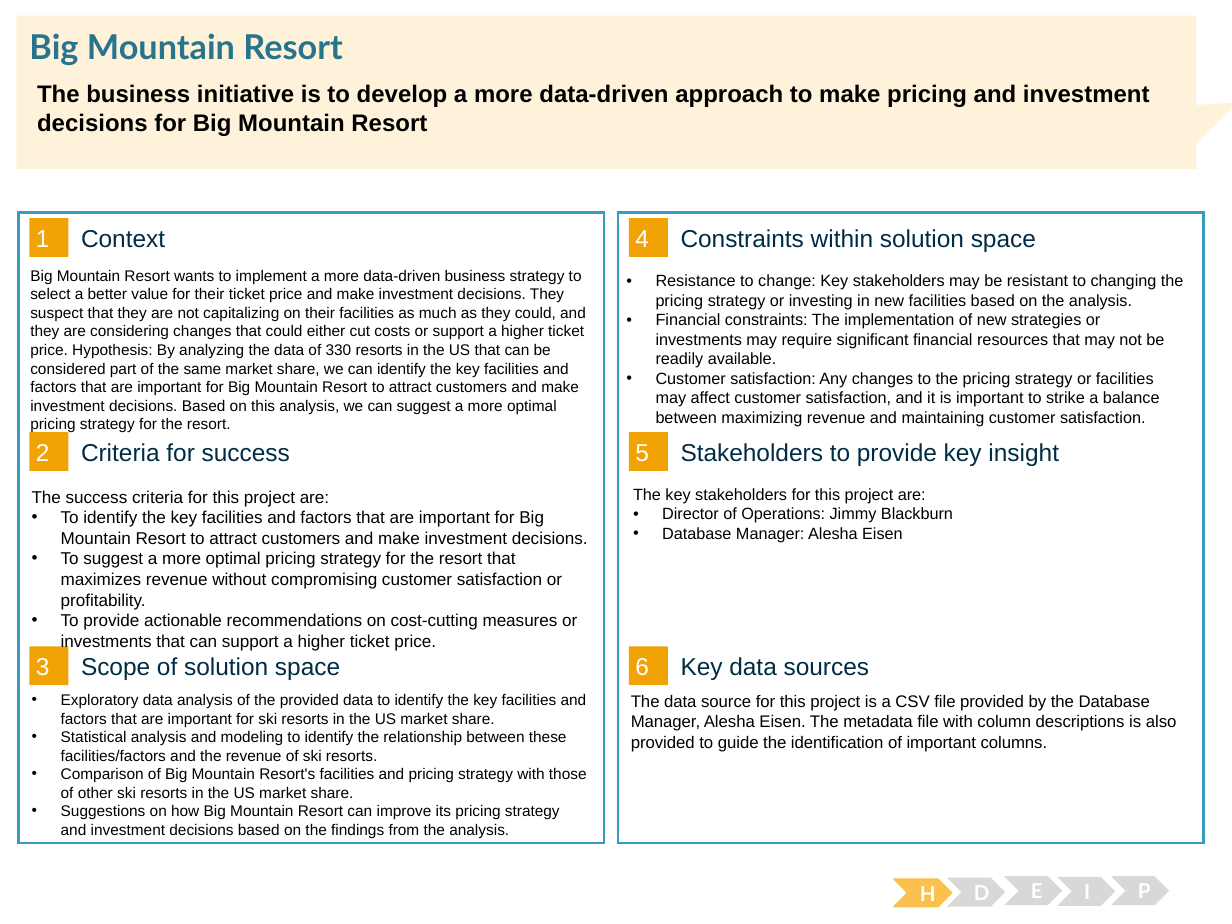
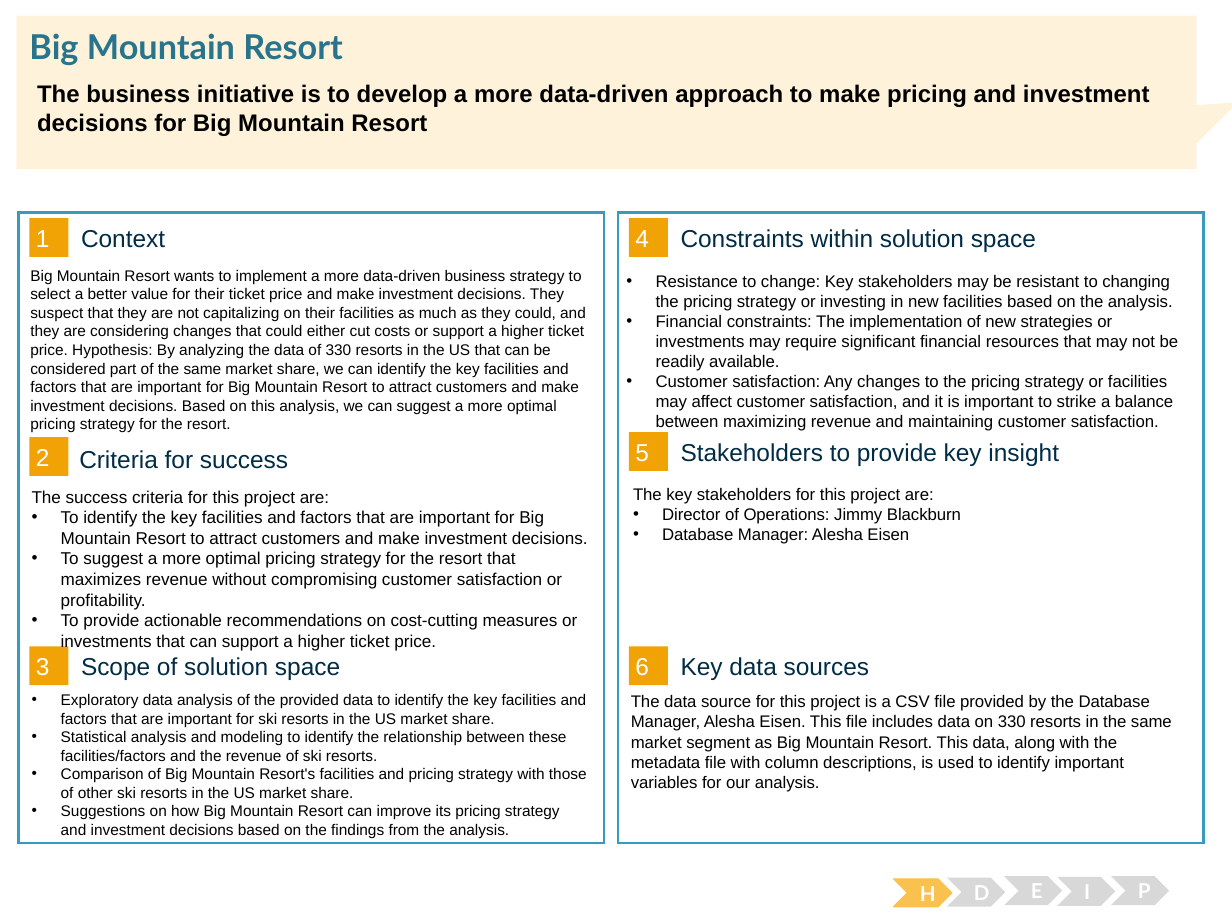
Before and after one commit to NinaDS22/DSProject1, a slide deck: slide 1 of Big Mountain Resort - Nina Tuttle.pptx. Drawn at 1232x924 pixels with LibreOffice and Linux fonts; fonts in the diff are those of the drawing. Boxes give left, top, right and bottom in pixels: in the first picture for what was removed or moved away, otherwise in the second. Text is boxed around its words. In the diff, an @@ line names an element or a change of style, - is before the commit and + after.

```diff
--- a/Big Mountain Resort - Nina Tuttle.pptx
+++ b/Big Mountain Resort - Nina Tuttle.pptx
@@ text "Resistance to change: Key stakeholders ..." at (656,275,1179,411): size 9.5 to 9.8 pt @@
@@ rectangle "2": place and size @@
-rectangle "2" at (30,432,69,472)
+rectangle "2" at (30,437,69,477)
@@ text "Criteria for success": place and size @@
-text "Criteria for success" at (81,443,290,462)
+text "Criteria for success" at (79,450,288,469)
@@ text "The key stakeholders for this ..." at (633,488,961,544): size 9.5 to 9.8 pt @@
@@ text at (631,695,1172,792): text changed @@
-The data source for this project is a CSV file provided by the Database Manager, Alesha Eisen. The metadata file with column descriptions is also provided to guide the identification of important columns.
+The data source for this project is a CSV file provided by the Database Manager, Alesha Eisen. This file includes data on 330 resorts in the same market segment as Big Mountain Resort. This data, along with the metadata file with column descriptions, is used to identify important variables for our analysis.
```
